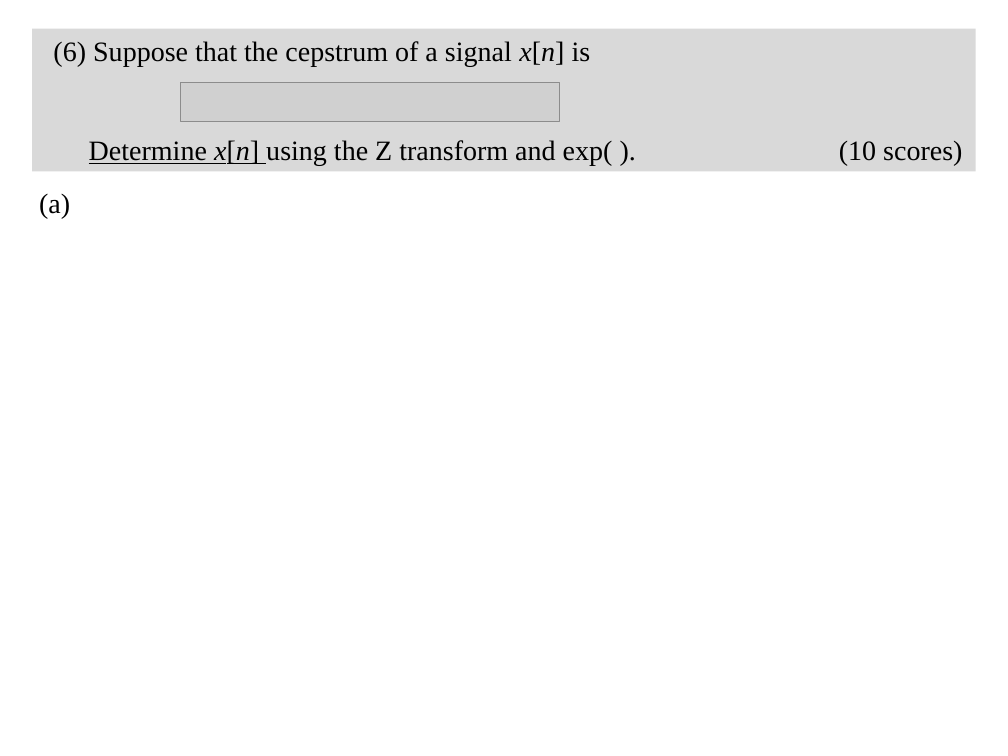
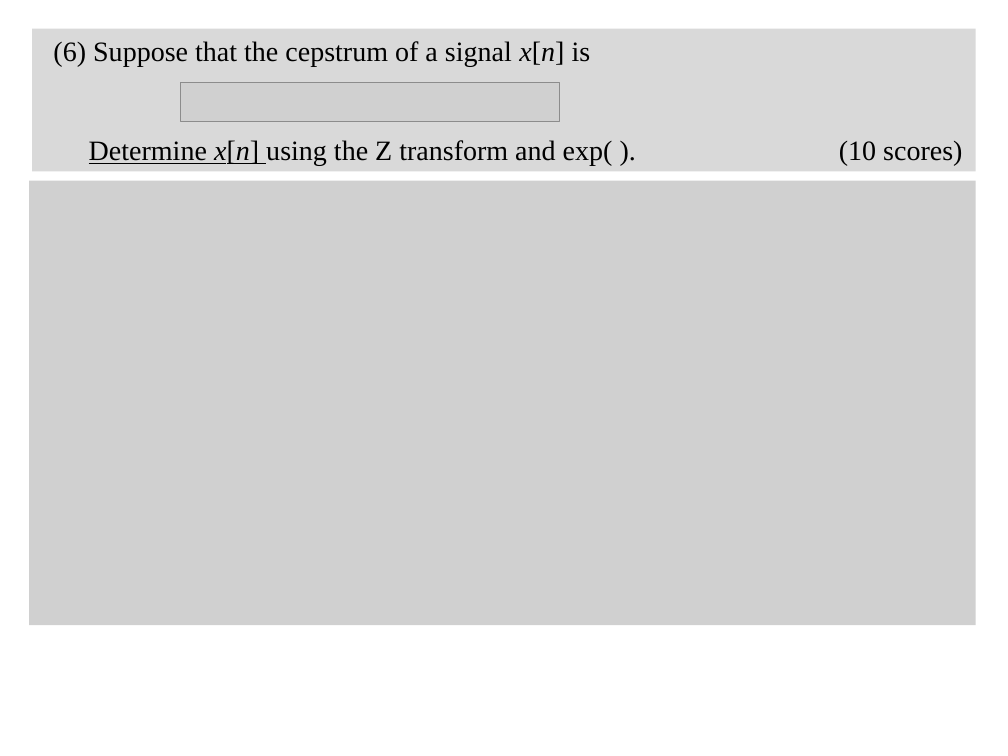
Before and after one commit to shihyuhuang/NTU-ADSP, a slide deck: slide 8 of HW2/r10943181_HW2.pptx. Drawn at 1008x756 pixels with LibreOffice and Linux fonts; fonts in the diff are those of the drawing; grey boxes stand for pictures. Boxes give left, top, right and bottom in pixels: in the first picture for what was removed or moved away, otherwise in the second. Text is boxed around its words. In the diff, an @@ line names an element or a change of style, - is before the commit and + after.

```diff
--- a/HW2/r10943181_HW2.pptx
+++ b/HW2/r10943181_HW2.pptx
@@ picture added at bbox=[29, 180, 976, 625] @@
@@ text removed at bbox=[39, 194, 70, 219] @@
-(a)
```
